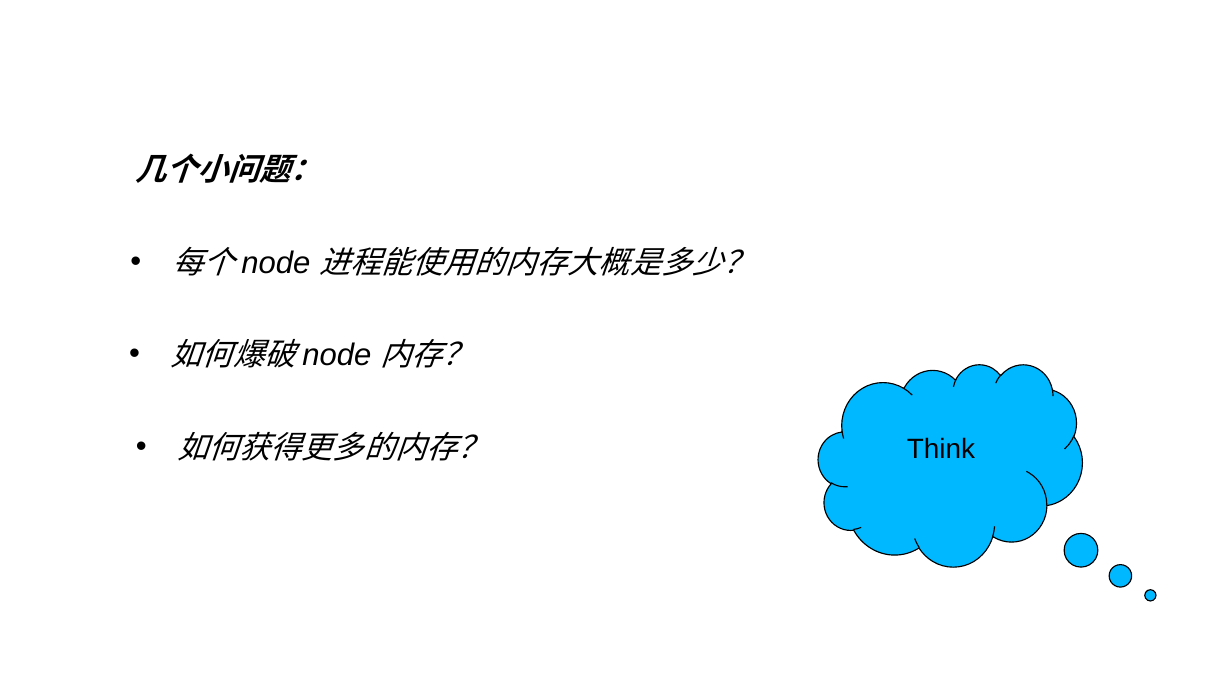
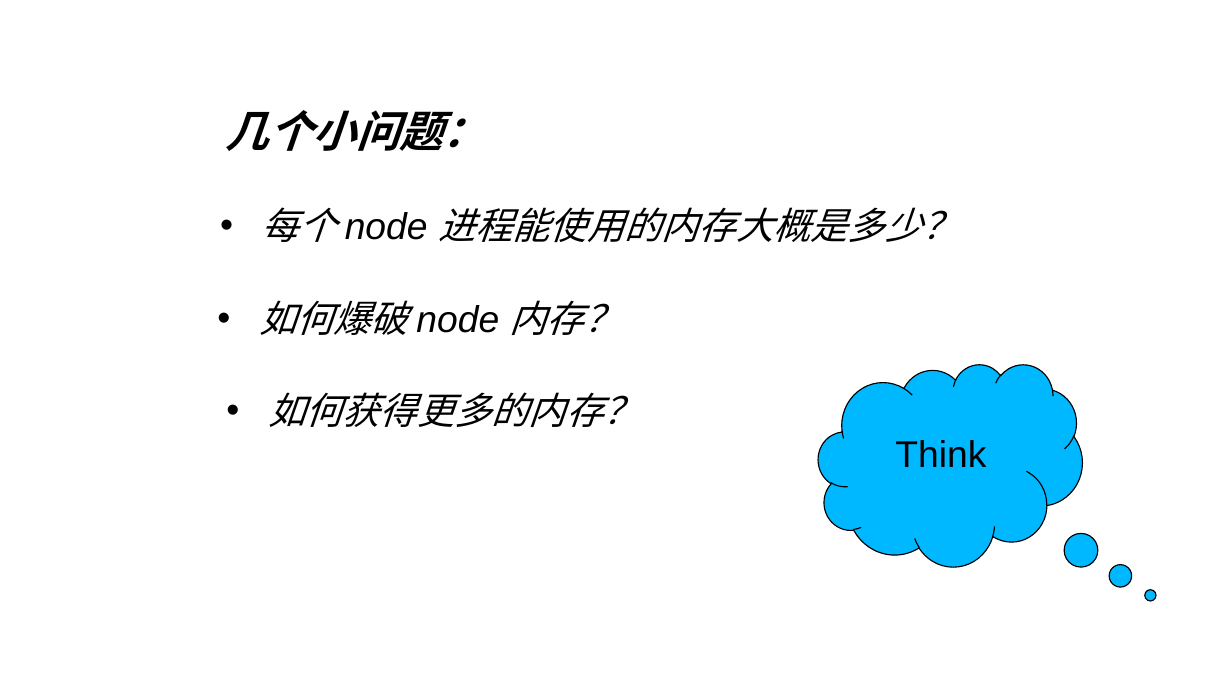
Before and after one commit to KEXUJIAN/stream-demo, a slide deck: slide 2 of stream.ppt. Drawn at 1232x693 pixels with LibreOffice and Linux fonts; fonts in the diff are those of the drawing. Boxes give left, top, right and bottom in pixels: in the first picture for what was removed or moved away, otherwise in the second. Text is boxed around its words. In the diff, an @@ line names an element or a change of style, - is before the commit and + after.

```diff
--- a/stream.ppt
+++ b/stream.ppt
@@ text "几个小问题：": place and size @@
-text "几个小问题：" at <box>135,153,321,183</box>
+text "几个小问题：" at <box>226,110,486,151</box>
@@ text "几个小问题：" at <box>226,110,486,151</box>: size 20 to 28 pt @@
@@ size 20 to 24 pt in 3 elements at <box>259,300,622,335</box>, <box>268,392,641,427</box>, <box>262,207,960,242</box> @@
@@ text "每个 node 进程能使用的内存大概是多少？": place and size @@
-text "每个 node 进程能使用的内存大概是多少？" at <box>172,247,754,276</box>
+text "每个 node 进程能使用的内存大概是多少？" at <box>262,207,960,242</box>
@@ text "如何爆破 node 内存？": place and size @@
-text "如何爆破 node 内存？" at <box>171,339,473,368</box>
+text "如何爆破 node 内存？" at <box>259,300,622,335</box>
@@ text "如何获得更多的内存？": place and size @@
-text "如何获得更多的内存？" at <box>177,432,488,461</box>
+text "如何获得更多的内存？" at <box>268,392,641,427</box>
@@ thought cloud "Think" at <box>818,364,1082,567</box>: size 18 to 24 pt @@
```
Also in this commit, not shown: 15 other slides changed, 4 slides added, 2 slides removed, 3 other files.
